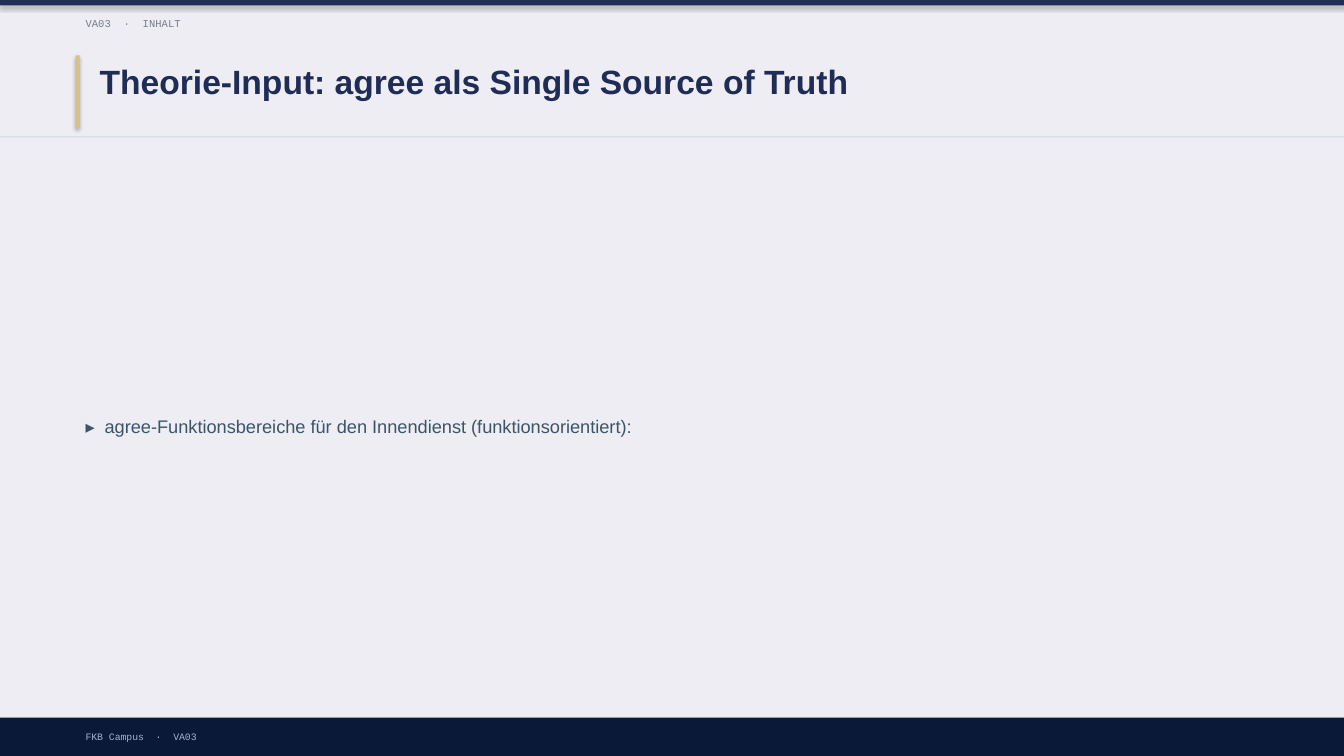
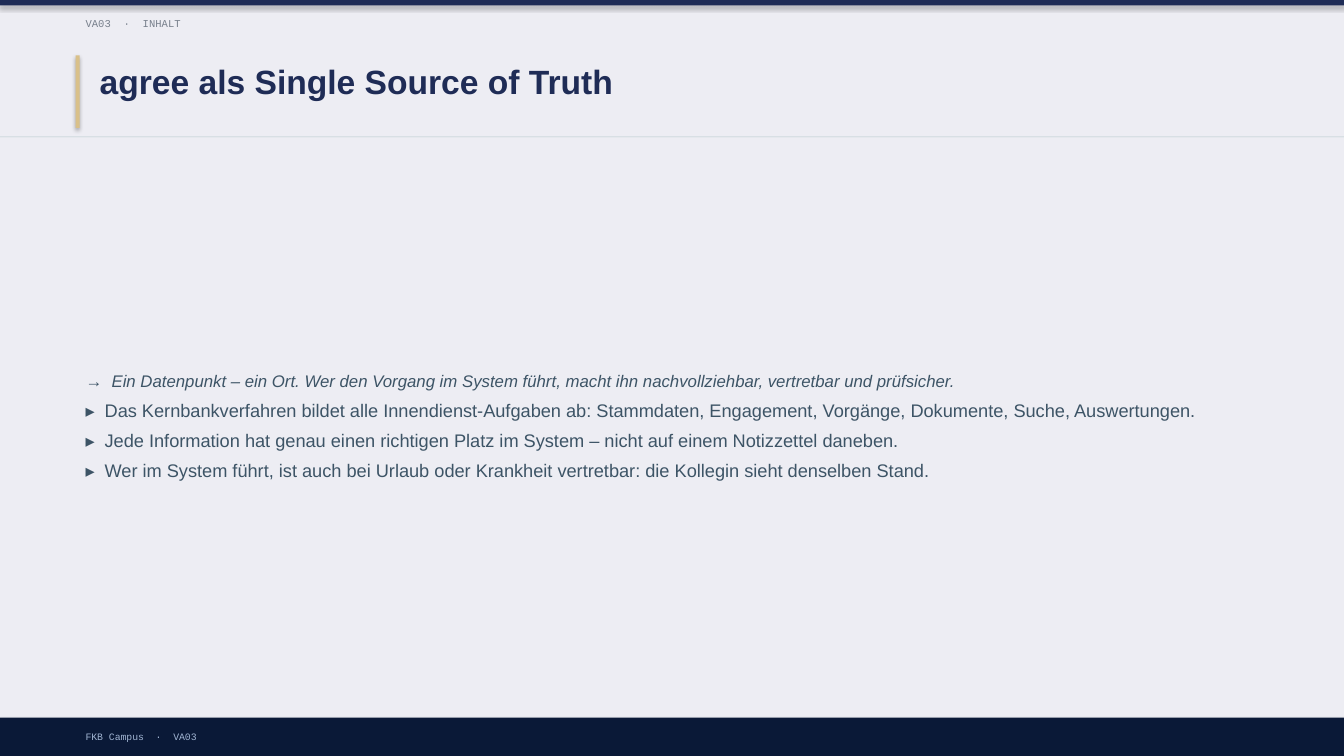
Before and after one commit to ck5rqc47pr-byte/firmenkundenakademie-online, a slide deck: slide 6 of protected-downloads/praesentation/VA03.pptx (slide 5 before the commit). Drawn at 1344x756 pixels with LibreOffice and Linux fonts; fonts in the diff are those of the drawing. Boxes give left, top, right and bottom in pixels: in the first picture for what was removed or moved away, otherwise in the second. Text is boxed around its words. In the diff, an @@ line names an element or a change of style, - is before the commit and + after.

```diff
--- a/protected-downloads/praesentation/VA03.pptx
+++ b/protected-downloads/praesentation/VA03.pptx
@@ text at [100, 69, 613, 101]: text changed @@
-Theorie-Input: agree als Single Source of Truth
+agree als Single Source of Truth
@@ text at [105, 375, 1195, 481]: text changed @@
-▸ agree-Funktionsbereiche für den Innendienst (funktionsorientiert):
+→ Ein Datenpunkt – ein Ort. Wer den Vorgang im System führt, macht ihn nachvollziehbar, vertretbar und prüfsicher.
+▸ Das Kernbankverfahren bildet alle Innendienst-Aufgaben ab: Stammdaten, Engagement, Vorgänge, Dokumente, Suche, Auswertungen.
+▸ Jede Information hat genau einen richtigen Platz im System – nicht auf einem Notizzettel daneben.
+▸ Wer im System führt, ist auch bei Urlaub oder Krankheit vertretbar: die Kollegin sieht denselben Stand.
```
Also in this commit, not shown: 3 other slides changed, 8 slides added, 5 other files.
